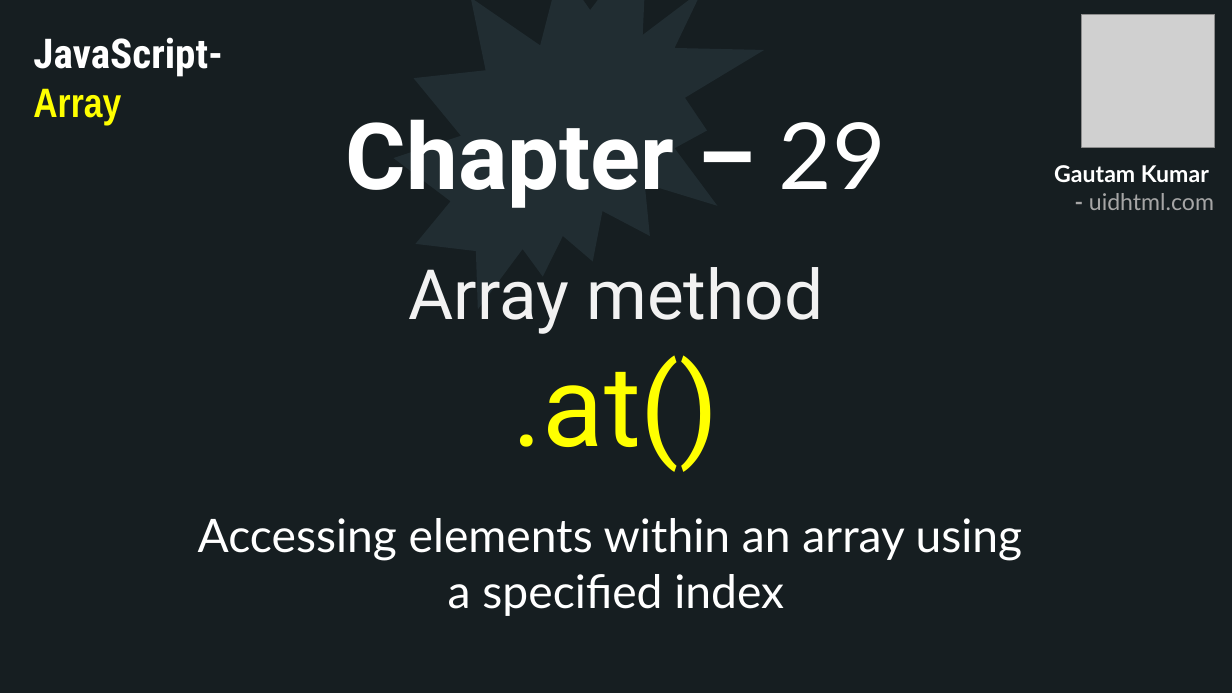
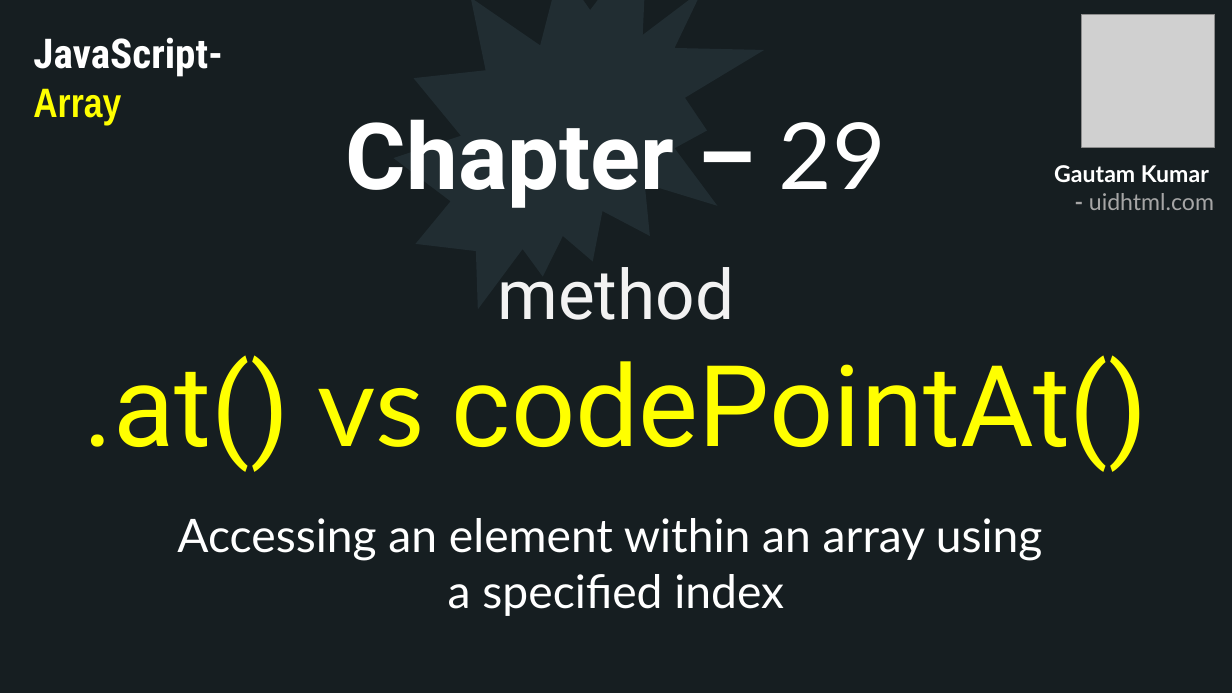
Before and after one commit to uidhtml/javascript-tutorials, a slide deck: slide 82 of Javascript Tutorials.pptx. Drawn at 1232x693 pixels with LibreOffice and Linux fonts; fonts in the diff are those of the drawing; grey boxes stand for pictures. Boxes give left, top, right and bottom in pixels: in the first picture for what was removed or moved away, otherwise in the second. Text is boxed around its words. In the diff, an @@ line names an element or a change of style, - is before the commit and + after.

Commit message:
Added chapter 27 and 28

```diff
--- a/Javascript Tutorials.pptx
+++ b/Javascript Tutorials.pptx
@@ text at bbox=[84, 267, 1148, 472]: text changed; size 54 to 88 pt; text colour #F2F2F2 to #FFFF00 @@
-Array method
-.at()
+method
+.at() vs codePointAt()
@@ text at bbox=[177, 518, 1043, 616]: text changed @@
-Accessing elements within an array using
-a specified index
+Accessing an element within an array using
+a specified index
```
Also in this commit, not shown: 2 other slides changed, 12 other files.
